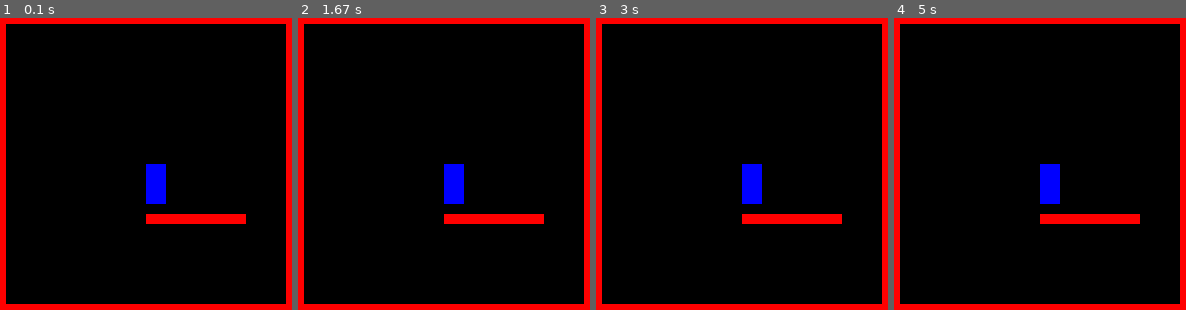
Above: before the commit, frames 1-4 (left to right).
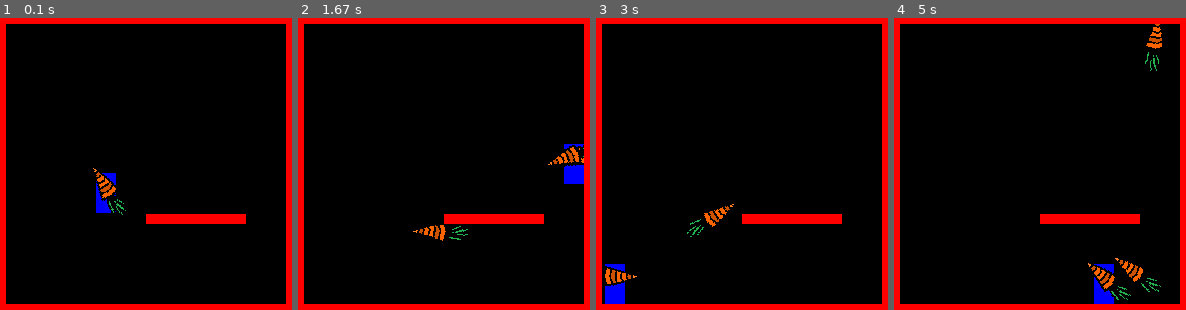
Above: after the commit, the same moments.

Repository: k-shar/draw_a_snake
Game: pygame game, started from platformer/main.py
The game is run twice, just before and just after one commit, with the same random seed, the same clock (stepped at 60 frames per second) and the same inputs.
Inputs (mouse positions are in pixels of both pictures, inside the frame that each line leads up to):
- Up to frame 1 (0.1 s): no input
- Up to frame 2 (1.67 s): press the mouse at (540, 155) at 0.37 s; move the mouse to (490, 169) at 0.47 s; release the mouse at (444, 184) at 0.6 s; hold D 0.67-1.13 s; click (371, 166) at 0.75 s; hold W 1.17-1.47 s; click (350, 234) at 1.25 s; hold D from 1.5 s (still down); click (479, 190) at 1.58 s
- Up to frame 3 (3 s): release D at 1.97 s; hold A 2-2.53 s; click (671, 105) at 2.08 s; hold S 2.57-2.87 s; click (744, 196) at 2.65 s; hold A from 2.9 s (still down); click (855, 277) at 2.98 s
- Up to frame 4 (5 s): release A at 3.3 s; hold W 3.33-3.7 s; click (990, 64) at 3.42 s; hold D 3.73-4.37 s; click (1145, 242) at 3.82 s; hold S 4.4-4.77 s; click (1148, 140) at 4.48 s; hold A from 4.8 s (still down); click (943, 126) at 4.88 s

The runs differ from the first frame. In frame 1, 1.6% of the frame differs, in the area x 31-57%, y 50-68%; in frame 2, 2.0%; in frame 3, 2.0%; in frame 4, 2.3%, in the area x 50-92%, y 2-98%.

Commit message:
Add files via upload

Diff:
--- a/platformer/main.py
+++ b/platformer/main.py
@@ -1,4 +1,5 @@
 import pygame
+import math
 
 FPS = 30
 WHITE = (255, 255, 255)
@@ -13,18 +14,202 @@
 pygame.display.set_caption("Platformer")
 
 
+# the Player and their carrot shooting carrot gun
 class Player:
-    def __init__(self, color):
-        self.Rect = pygame.Rect(150, 150, 20, 40)
+    def __init__(self, color, spawn_loc):
+        self.Rect = pygame.Rect([spawn_loc, [20, 40]])
         self.color = color
-
-    def move(self):
-        pass
-
-    def draw(self, screen):
+        self.projectiles = []
+        self.landed = False
+
+        self.speed = 4
+        self.jump_strength = -20
+
+        self.bounce = -0.4
+        self.drag = 0.8
+        self.gravity = 1.5
+
+        self.x = spawn_loc[0]
+        self.y = spawn_loc[1]
+
+        self.vx = 0
+        self.vy = 0
+
+    # To handle keypresses
+    def playerInput(self):
+
+        # Change in velocity this frame
+        self.dx = 0
+        self.dy = 0
+
+        # Horizontal movement
+        if pygame.key.get_pressed()[pygame.K_d]:
+            self.dx += self.speed
+        if pygame.key.get_pressed()[pygame.K_a]:
+            self.dx -= self.speed
+
+        # Vertical movement
+        if pygame.key.get_pressed()[pygame.K_s]:
+            self.dy += self.speed
+        if pygame.key.get_pressed()[pygame.K_w] and self.landed:
+            self.vy = self.jump_strength
+            self.landed = False
+
+        # Change velocity by drag constants
+        self.dy += self.gravity
+        self.vx *= self.drag
+
+        # add change in velocity t0 total velocitiy
+        self.vx += self.dx
+        self.vy += self.dy
+
+        # test if this movement is valid
+        self.rectifyCollisions()
+
+    # Testing for collisions with platforms
+    def rectifyCollisions(self):
+
+        # Testing for horizontal collisions
+        self.x += self.vx
+        self.Rect.x = round(self.x)
+
+        for platform in self.platforms:
+            if self.Rect.colliderect(platform.Rect):
+
+                # if collided traveling right
+                if self.vx > 0:
+                    self.Rect.right = platform.Rect.left
+                # if collided traveling left
+                if self.vx < 0:
+                    self.Rect.left = platform.Rect.right
+
+                self.x = self.Rect.x
+                self.vx *= self.bounce
+
+        # Testing for vertical collisions
+        self.y += self.vy
+        self.Rect.y = round(self.y)
+
+        for platform in self.platforms:
+            if self.Rect.colliderect(platform.Rect):
+
+                # if collided traveling down
+                if self.vy > 0:
+                    self.Rect.bottom = platform.Rect.top
+                    self.landed = True
+                # if collided traveling up
+                if self.vy < 0:
+                    self.Rect.top = platform.Rect.bottom
+
+                self.y = self.Rect.y
+                self.vy *= self.bounce
+
+    # Drawing the player rect on screen
+    def draw(self, screen, platfomrs):
+        self.screen = screen
+        self.platforms = platforms
+
+        self.playerInput()
         pygame.draw.rect(screen, self.color, self.Rect)
 
 
+# Carrot the player holds, used to shoot other carrots
+class Carrot:
+    def __init__(self, platforms):
+        self.platforms = platforms
+
+        self.img = pygame.image.load("carrot.png")
+        self.img = pygame.transform.scale(self.img, (80, 30))
+        self.img.set_colorkey(WHITE)
+
+        self.Rect = self.img.get_rect()
+
+        self.proj_list = []
+
+    # draw the carrot onscreen
+    def draw(self, player):
+        self.drawCarrot(player)
+
+    # Draw carrot the player holds
+    def draw(self, player):
+
+        # Distances between mouse and carrot
+        self.xdis = pygame.mouse.get_pos()[0] - self.Rect.centerx
+        self.ydis = pygame.mouse.get_pos()[1] - self.Rect.centery
+
+        # Calculate the angle between self and mouse pointer
+        if self.xdis != 0:
+            self.theta = math.atan(-1 * self.ydis / self.xdis)
+            self.theta = math.degrees(self.theta)
+
+            # scale down theta between 0 and 180
+            # as arctan returns negative values
+            self.theta = self.theta - (self.theta//180) * 180
+
+        # Convert the angle to 0-360 opposed to 0-180
+        if pygame.mouse.get_pos()[1] > self.Rect.centery:
+            self.theta += 180
+
+        # To avoid division by 0
+        if self.xdis == 0:
+            self.theta = 90.0
+
+        # Rotate img by theta
+        self.rotated = pygame.transform.rotate(self.img, self.theta)
+        self.Rect = self.rotated.get_rect(center=((player.x + player.Rect.w // 2, player.y + player.Rect.h // 3)))
+
+        # Blit rotated img
+        screen.blit(self.rotated, (self.Rect.x, self.Rect.y))
+        print(self.theta)
+
+    def fireCarrot(self, proj_list):
+        dx = pygame.mouse.get_pos()[0] - self.Rect.centerx
+        dy = pygame.mouse.get_pos()[1] - self.Rect.centery
+
+        hypot = math.hypot(dx, dy)
+        dx /= hypot
+        dy /= hypot
+
+        proj_list.append(CarrotProj(screen, self.rotated, dx, dy, self.Rect.centerx, self.Rect.centery))
+
+# Drawing projectiles shot by main carrot
+
+
+class CarrotProj:
+    def __init__(self, screen, img, dx, dy, x, y):
+        self.screen = screen
+        self.img = img
+
+        self.speed = 2
+        self.dx = dx * self.speed
+        self.dy = dy * self.speed
+        self.vx = 0
+        self.vy = 0
+
+        # for float accuracy
+        self.x = x
+        self.y = y
+        self.pos = [self.x, self.y]
+
+        # rect for collisions
+        self.Rect = self.img.get_rect()
+
+    def draw(self):
+
+        self.vx += self.dx
+        self.vy += self.dy
+
+        self.x += self.vx
+        self.y += self.vy
+        self.pos = [self.x, self.y]
+
+        self.Rect.centerx = self.x
+        self.Rect.centery = self.y
+
+        screen.blit(self.img, (self.Rect.x, self.Rect.y))
+
+
+# Displaying platforms
 class Platform:
     def __init__(self, color, rect):
         self.Rect = rect
@@ -34,8 +219,7 @@
         pygame.draw.rect(screen, self.color, self.Rect)
 
 
-# Create objects
-player = Player(BLUE)
+# Create platforms
 platforms = []
 platforms.append(Platform(RED, pygame.Rect(0, 0, 300, 10)))
 platforms.append(Platform(RED, pygame.Rect(0, 0, 10, 300)))
@@ -43,20 +227,39 @@
 platforms.append(Platform(RED, pygame.Rect(290, 0, 10, 300)))
 platforms.append(Platform(RED, pygame.Rect(150, 200, 100, 10)))
 
+# Create player
+player = Player(BLUE, [100, 150])
+carrot = Carrot(platforms)
+carrot_proj_list = []
+
 
 clock = pygame.time.Clock()
 done = False
 while not done:
-
     screen.fill(BLACK)
 
     for event in pygame.event.get():
         if event.type == pygame.QUIT:
             done = True
 
-    # Draw objects
-    player.move()
-    player.draw(screen)
+        # fire carrot on mousedown
+        if event.type == pygame.MOUSEBUTTONDOWN:
+            carrot.fireCarrot(carrot_proj_list)
+    # Draw
+    player.draw(screen, platforms)
+    carrot.draw(player)
+
+    for carrot_proj in carrot_proj_list:
+        carrot_proj.draw()
+
+        # delete carrot if not on screen
+        if not carrot_proj.Rect.colliderect(screen.get_rect()):
+            carrot_proj_list.remove(carrot_proj)
+
+        # delete if carrots center collides with platform
+        for platform in platforms:
+            if platform.Rect.collidepoint(carrot_proj.pos):
+                carrot_proj_list.remove(carrot_proj)
 
     for platform in platforms:
         platform.draw(screen)
